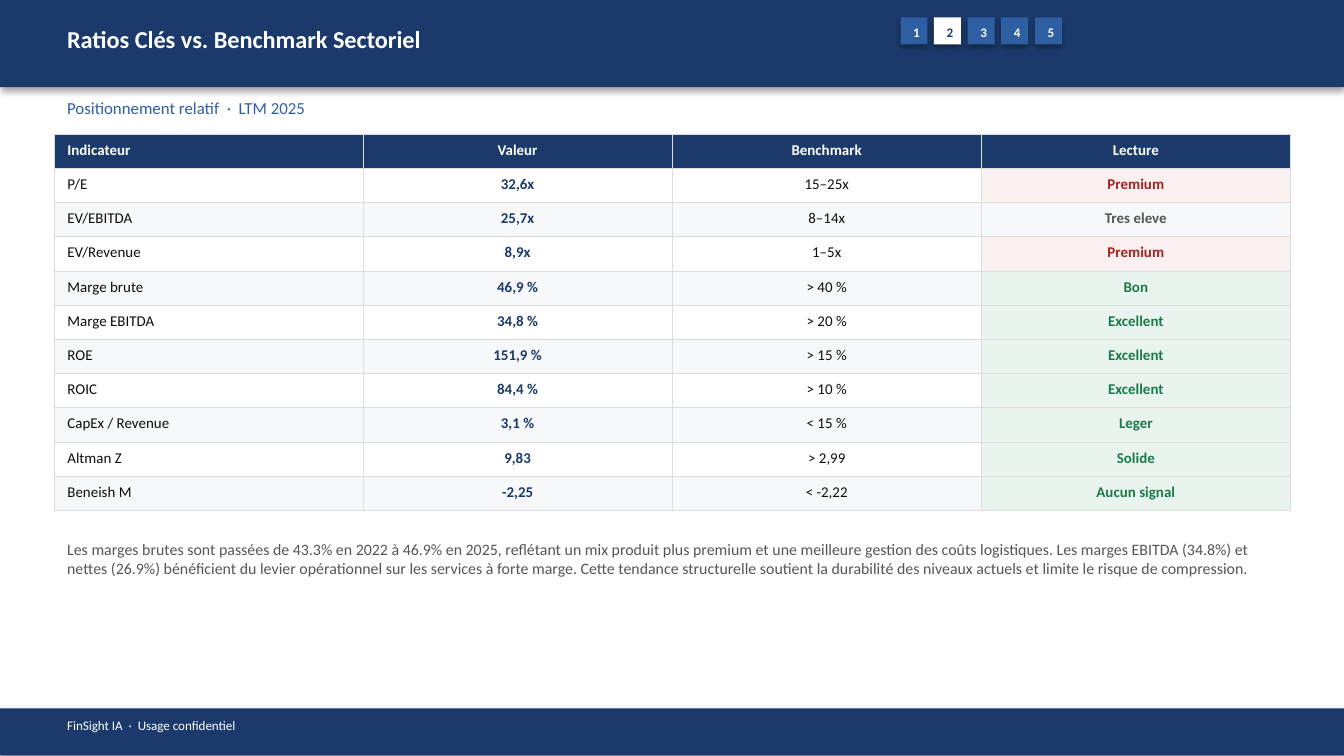
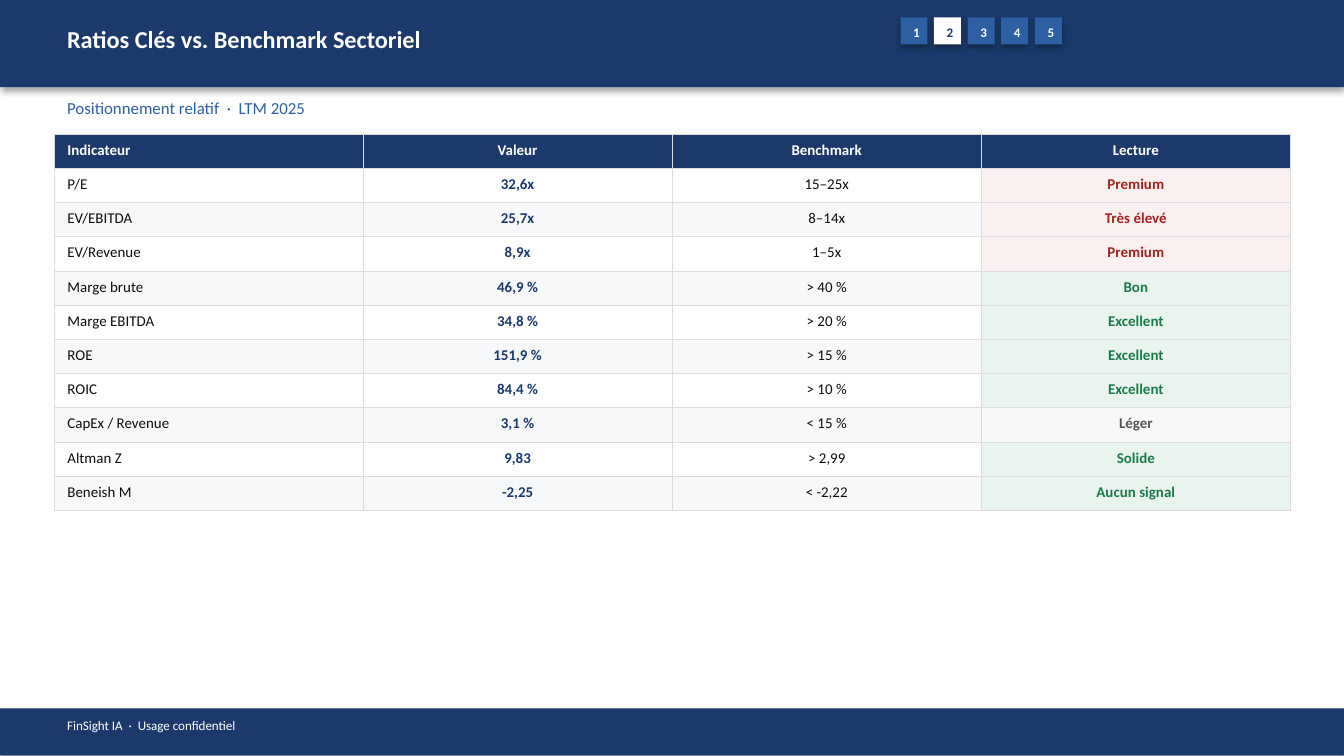
Before and after one commit to baptistejeh07-art/finsight-ia, a slide deck: slide 10 of preview/AAPL/AAPL_pitchbook.pptx. Drawn at 1344x756 pixels with LibreOffice and Linux fonts; fonts in the diff are those of the drawing. Boxes give left, top, right and bottom in pixels: in the first picture for what was removed or moved away, otherwise in the second. Text is boxed around its words. In the diff, an @@ line names an element or a change of style, - is before the commit and + after.

```diff
--- a/preview/AAPL/AAPL_pitchbook.pptx
+++ b/preview/AAPL/AAPL_pitchbook.pptx
@@ table at [54,134,1290,511] @@
-row 3, column 4: Tres eleve
+row 3, column 4: Très élevé
-row 9, column 4: Leger
+row 9, column 4: Léger
@@ fill #F7F8FA to #FAF0EF in row 3, column 4 @@
@@ fill #EAF4EF to #F7F8FA in row 9, column 4 @@
@@ text removed at [67,543,1248,577] @@
-Les marges brutes sont passées de 43.3% en 2022 à 46.9% en 2025, reflétant un mix produit plus premium et une meilleure gestion des coûts logistiques. Les marges EBITDA (34.8%) et nettes (26.9%) bénéficient du levier opérationnel sur les services à forte marge. Cette tendance structurelle soutient la durabilité des niveaux actuels et limite le risque de compression.
```
Also in this commit, not shown: 14 other slides changed, 3 other files.
